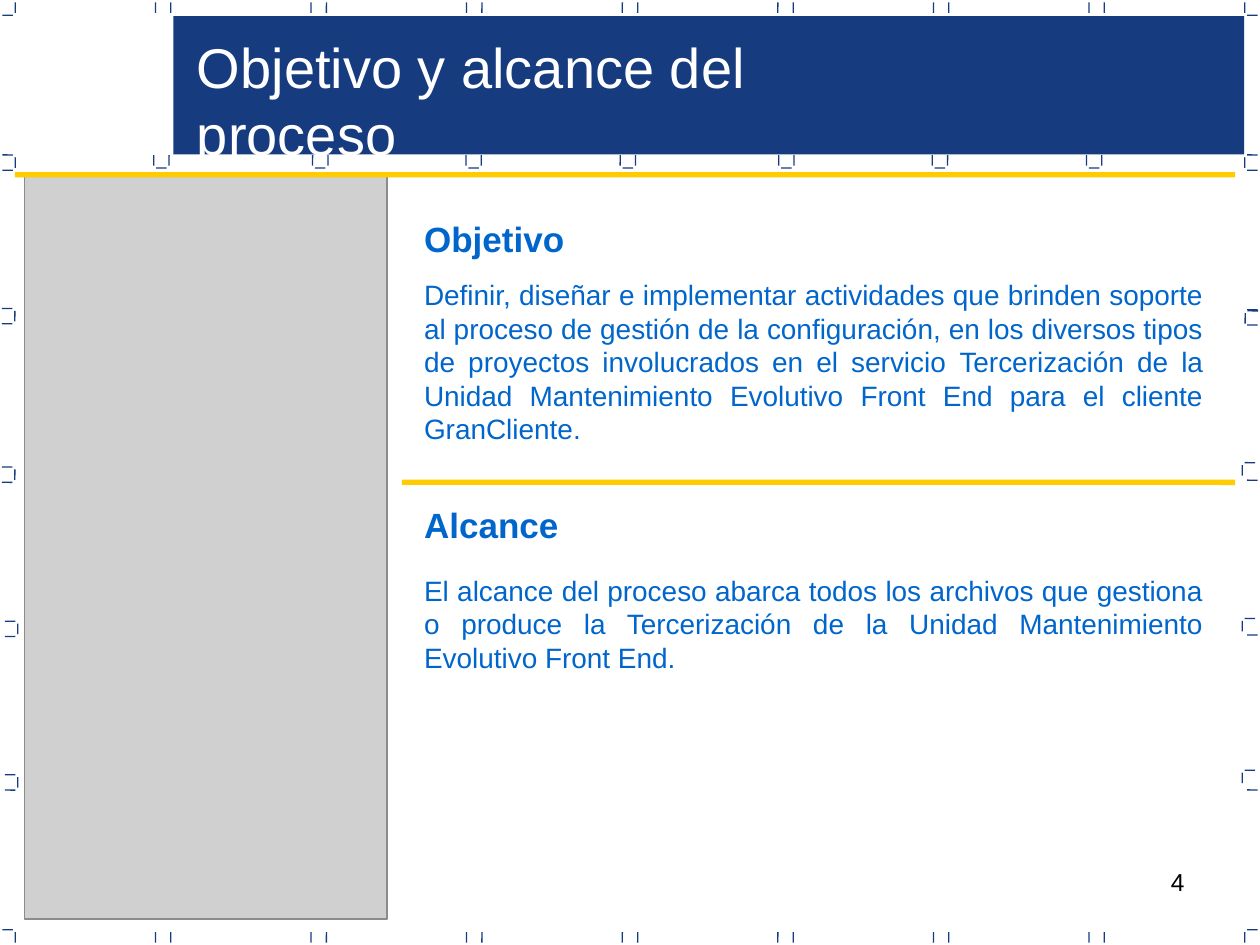
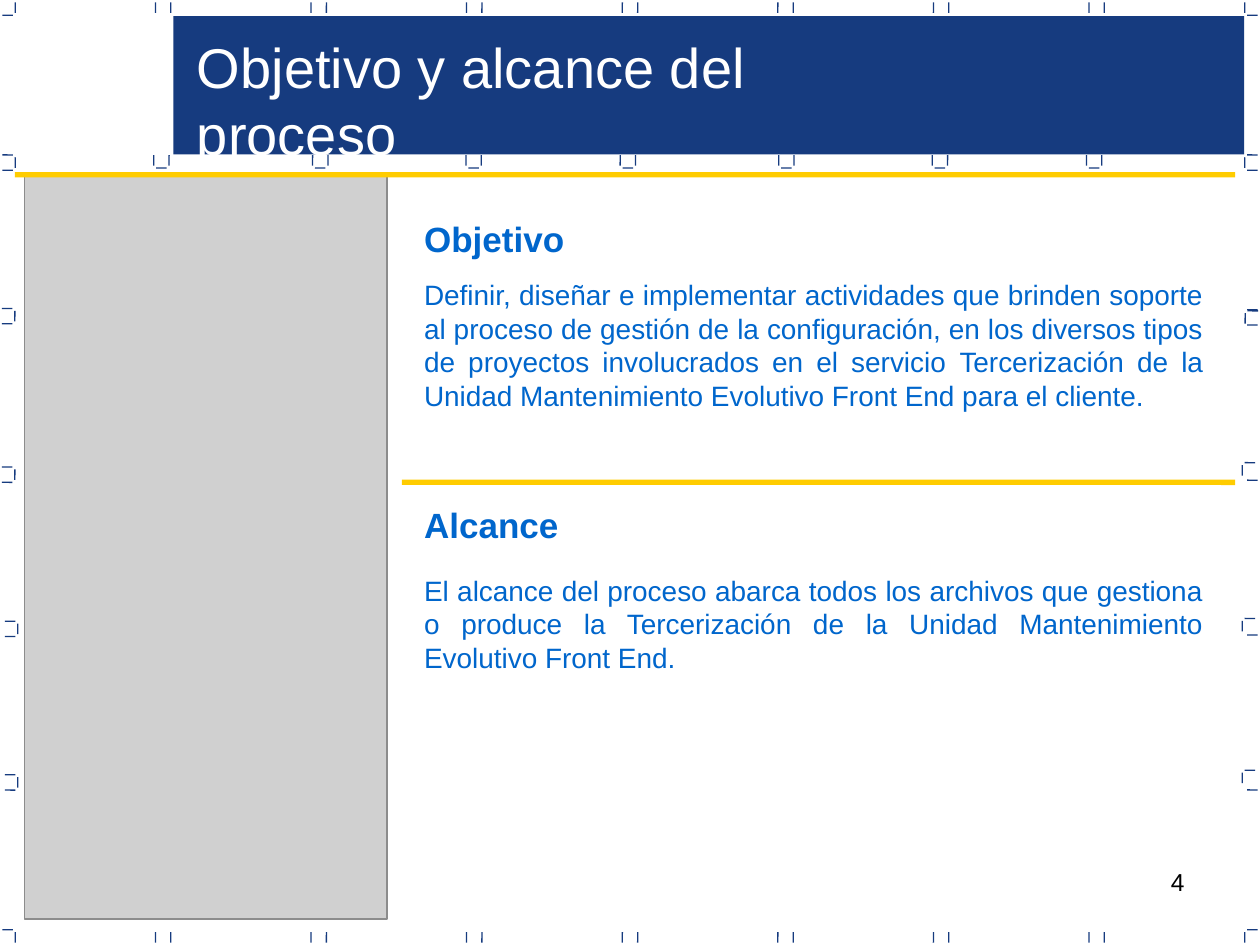
Before and after one commit to yoelkill/BarrioKing, a slide deck: slide 4 of Repositorio BarrioKing/Area Proceso CM/Proceso de Gestion de Configuracion-CM.pptx. Drawn at 1260x945 pixels with LibreOffice and Linux fonts; fonts in the diff are those of the drawing; grey boxes stand for pictures. Boxes give left, top, right and bottom in pixels: in the first picture for what was removed or moved away, otherwise in the second. Text is boxed around its words. In the diff, an @@ line names an element or a change of style, - is before the commit and + after.

```diff
--- a/Repositorio BarrioKing/Area Proceso CM/Proceso de Gestion de Configuracion-CM.pptx
+++ b/Repositorio BarrioKing/Area Proceso CM/Proceso de Gestion de Configuracion-CM.pptx
@@ text at (424,284,1203,411): text changed @@
-Definir, diseñar e implementar actividades que brinden soporte al proceso de gestión de la configuración, en los diversos tipos de proyectos involucrados en el servicio Tercerización de la Unidad Mantenimiento Evolutivo Front End para el cliente GranCliente.
+Definir, diseñar e implementar actividades que brinden soporte al proceso de gestión de la configuración, en los diversos tipos de proyectos involucrados en el servicio Tercerización de la Unidad Mantenimiento Evolutivo Front End para el cliente.
```
Also in this commit, not shown: 1 other slide changed.
